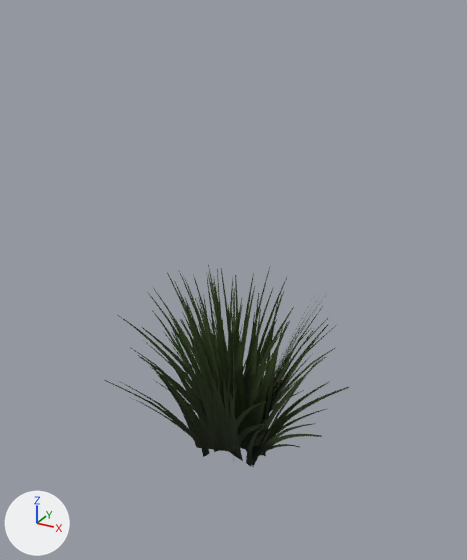
The glTF model public/models/props/grass_tuft_green.glb, before and after one commit.
One viewpoint serves both versions: a 50 mm lens placed at (0.496, -0.9, 0.817), pointed at (0.004, -0.005, 0.37). Lighting does not change. The marker at lower left points along +X, +Y and +Z. The first picture is the older version.

Names of what the first picture shows: 'grass_tuft_green'.
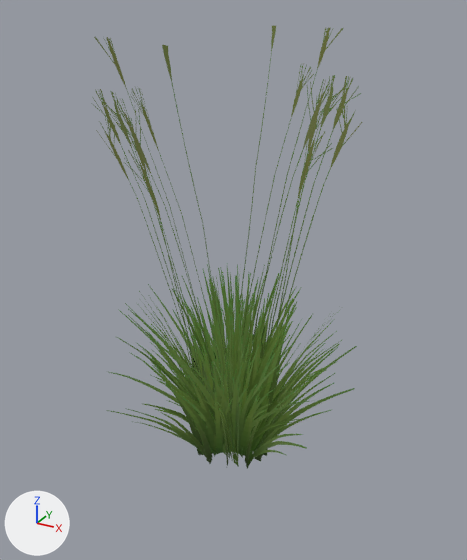
Where the change shows, as pixel boxes [x1, y1, x2, y2] in the pictures (467 x 560 px; the box of a moved part takes in the faces that stretch with it):
'grass_tuft_green', surface changed, reshaped: before [104, 265, 349, 467]; after [107, 264, 357, 469]
'grass_tuft_green_grass_stalks_green', added: after [93, 25, 362, 467]
part 1 of me_grass_tuft_green_grass_green, moved or reshaped: before [231, 297, 235, 456]; after [148, 264, 355, 456]
part 2 of me_grass_tuft_green_grass_green, moved or reshaped: before [142, 267, 328, 457]; after [128, 268, 357, 446]
part 3 of me_grass_tuft_green_grass_green, added: after [151, 264, 313, 461]
part 4 of me_grass_tuft_green_grass_green, added: after [213, 269, 251, 466]
part 5 of me_grass_tuft_green_grass_green, added: after [190, 277, 280, 466]
part 6 of me_grass_tuft_green_grass_green, rebuilt: before [118, 268, 277, 437]; after [109, 291, 216, 464]
part 7 of me_grass_tuft_green_grass_green, rebuilt: before [104, 340, 268, 467]; after [107, 361, 309, 461]
part 8 of me_grass_tuft_green_grass_green, rebuilt (8% shorter): before [246, 289, 338, 467]; after [246, 306, 342, 469]
part 9 of me_grass_tuft_green_grass_green, deleted: before [153, 265, 349, 456]
part 10 of me_grass_tuft_green_grass_green, added: after [174, 264, 340, 408]

Edits to the bpy script that builds the scene:
```text
Change mat_grass_green:
    where n0 = _N.new('ShaderNodeBsdfPrincipled'); n0.name = 'Principled BSDF'
    add n0.inputs[28].default_value = 0.85  # 'Emission Strength'
    add n7 = _N.new('ShaderNodeTexImage'); n7.name = 'Image Texture'
    add n7.image = img_card_grass_green
    remove n7 = _N.new('ShaderNodeTexImage'); n7.name = 'Image Texture'
    remove n7.image = img_card_grass_green
    add n8 = _N.new('ShaderNodeTexImage'); n8.name = 'Image Texture.001'
    add n8.image = img_card_grass_green
    where n4 = _N.new('ShaderNodeMix'); n4.name = 'Mix'
    where n5 = _N.new('ShaderNodeMath'); n5.name = 'Math.002'
    remove _L.new(n7.outputs[0], n4.inputs[6])  # 'Color' to 'A'
    remove _L.new(n7.outputs[1], n5.inputs[0])  # 'Alpha' to 'Value'
    add _L.new(n7.outputs[0], n0.inputs[27])  # 'Color' to 'Emission Color'
    add _L.new(n8.outputs[0], n4.inputs[6])  # 'Color' to 'A'
    add _L.new(n8.outputs[1], n5.inputs[0])  # 'Alpha' to 'Value'
Add mat_grass_stalks_green:
    mat_grass_stalks_green = bpy.data.materials.new('grass_stalks_green')
    # uses the picture img_card_grass_stalks_green
Change me_grass_tuft_green_grass_green:
    remove me_grass_tuft_green_grass_green.from_pydata(...)  # 60 vertices, 54 faces; spans x -0.293..0.293, y -0.226..0.281, z 0.0..0.426
    add me_grass_tuft_green_grass_green.from_pydata(...)  # 88 vertices, 78 faces; spans x -0.3..0.3, y -0.3..0.3, z 0.0..0.424
    me_grass_tuft_green_grass_green part 1: the loose piece of 8 vertices spanning x -0.11..0.11, y -0.191..0.191, z 0.013..0.422 is scaled about its middle by (-2.1, -0.00412, 0.991)
    me_grass_tuft_green_grass_green part 2: the loose piece of 8 vertices spanning x -0.11..0.11, y -0.191..0.191, z 0.013..0.426 is scaled about its middle by (1.71, 0.702, 0.992)
    me_grass_tuft_green_grass_green part 3: the loose piece of 8 vertices spanning x -0.11..0.11, y -0.191..0.191, z 0.013..0.426 is copied, and the copy is scaled about its middle by (0.592, 1.16, 0.991); it spans x -0.065..0.065, y -0.222..0.222, z 0.015..0.424
    me_grass_tuft_green_grass_green part 4: the loose piece of 8 vertices spanning x -0.11..0.11, y -0.191..0.191, z 0.013..0.422 is copied, and the copy is scaled about its middle by (0.694, 1.14, 0.972), then moved by (0.0, 0.0, -0.004); it spans x -0.077..0.077, y -0.218..0.218, z 0.015..0.412
    me_grass_tuft_green_grass_green part 5: the loose piece of 8 vertices spanning x -0.11..0.11, y -0.191..0.191, z 0.013..0.422 is copied, and the copy is scaled about its middle by (1.65, 0.744, 0.926), then moved by (0.0, 0.0, -0.014); it spans x -0.182..0.182, y -0.142..0.142, z 0.015..0.394
    me_grass_tuft_green_grass_green part 6: the loose piece of 12 vertices spanning x -0.293..0.039, y -0.134..0.281, z 0.0..0.357 is rebuilt with 12 vertices and now spans x -0.3..0.004, y -0.267..0.159, z 0.0..0.344
    me_grass_tuft_green_grass_green part 7: the loose piece of 12 vertices spanning x -0.194..0.194, y -0.226..-0.02, z 0.0..0.357 is rebuilt with 12 vertices and now spans x -0.159..0.267, y -0.3..0.004, z 0.0..0.344
    me_grass_tuft_green_grass_green part 8: the loose piece of 12 vertices spanning x -0.039..0.293, y -0.134..0.281, z 0.0..0.357 is rebuilt with 12 vertices and now spans x -0.004..0.3, y -0.159..0.267, z 0.0..0.344
    me_grass_tuft_green_grass_green part 9: the loose piece of 8 vertices spanning x -0.221..0.221, y 0.0, z 0.013..0.419 is deleted
    me_grass_tuft_green_grass_green part 10
    12 vertices are added at x -0.267..0.159, y -0.004..0.3, z 0.0..0.344
    12 new faces join them
Add ob_grass_tuft_green_grass_stalks_green:
    ob_grass_tuft_green_grass_stalks_green = bpy.data.objects.new('grass_tuft_green_grass_stalks_green', me_grass_tuft_green_grass_stalks_green)  # 24 vertices, 24 faces; spans x -0.277..0.277, y -0.292..0.292, z 0.013..0.769
    ob_grass_tuft_green_grass_stalks_green.location = (0.0, 0.0, 0.0)
```
